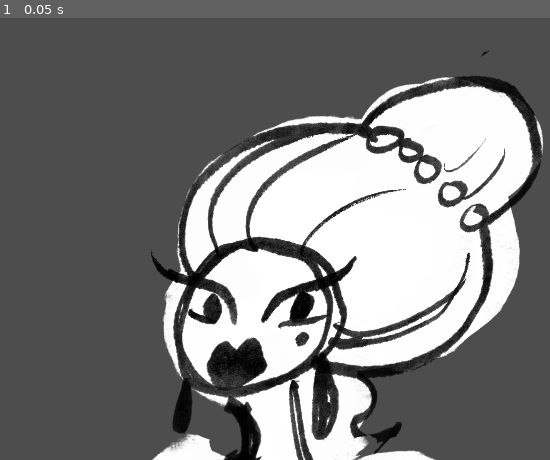
Above: before the commit, frame 1.
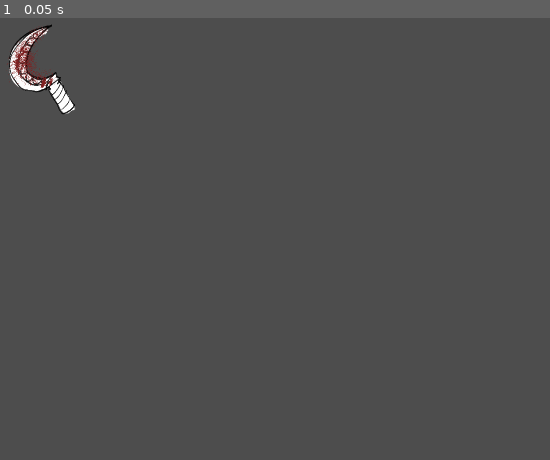
Above: after the commit, the same moment.

Repository: Zartok89/PeasantToPrincess
Game: Godot game, scene res://Scenes/phase_3_dressup.tscn
The game is run twice, just before and just after one commit, with the same random seed, the same clock (stepped at 60 frames per second) and the same inputs. This scene is started directly instead of the project's main scene.
Inputs:
- Up to frame 1 (0.05 s): no input

The runs differ from the first frame. In frame 1, 40% of the frame differs, in the area x 1-99%, y 1-100%.

Commit message:
Small script to pick up item

Diff:
--- /dev/null
+++ b/Scenes/area_2d.gd
@@ -0,0 +1 @@
+extends Area2D
--- a/Scenes/phase_3_dressup.tscn
+++ b/Scenes/phase_3_dressup.tscn
@@ -2,10 +2,17 @@
 
 [ext_resource type="Texture2D" uid="uid://cm2ss7qdixows" path="res://Assets/BaseCharacter/QUEEN_nakey.png" id="1_2r6ws"]
 [ext_resource type="Texture2D" uid="uid://co5maro5wwdnb" path="res://Assets/Dresses/Placeholder_Dress.png" id="2_0ca14"]
+[ext_resource type="Texture2D" uid="uid://byxq7pont0lct" path="res://Assets/Tools/scythe.png" id="3_0ca14"]
+[ext_resource type="Script" uid="uid://cuuesegaxd5tj" path="res://Scenes/area_2d.gd" id="3_2vh35"]
+[ext_resource type="Script" uid="uid://bwhbmddym7on5" path="res://Scenes/schyte_shelf.gd" id="3_h31tl"]
+
+[sub_resource type="RectangleShape2D" id="RectangleShape2D_0ca14"]
+size = Vector2(205.11996, 266.42017)
 
 [node name="Phase3_Dressup" type="Node" unique_id=1334551469]
 
 [node name="Character" type="Node2D" parent="." unique_id=485698924]
+visible = false
 
 [node name="QueenNakey" type="Sprite2D" parent="Character" unique_id=1725946111]
 position = Vector2(734, 1463)
@@ -15,3 +22,27 @@
 position = Vector2(25.000122, -1.9999962)
 scale = Vector2(1.0441895, 1.0441895)
 texture = ExtResource("2_0ca14")
+
+[node name="Schyte_Shelf" type="Area2D" parent="." unique_id=872076058]
+position = Vector2(97.000015, 140.00006)
+scale = Vector2(0.105, 0.105)
+script = ExtResource("3_h31tl")
+
+[node name="CollisionShape2D" type="CollisionShape2D" parent="Schyte_Shelf" unique_id=1130904555]
+position = Vector2(28.57129, -9.524048)
+scale = Vector2(8.078896, 8.078896)
+shape = SubResource("RectangleShape2D_0ca14")
+
+[node name="Schyte_Item" type="Area2D" parent="." unique_id=1210850125]
+position = Vector2(97.000015, 140.00006)
+scale = Vector2(0.105, 0.105)
+script = ExtResource("3_2vh35")
+
+[node name="CollisionShape2D" type="CollisionShape2D" parent="Schyte_Item" unique_id=156445775]
+position = Vector2(28.57129, -9.524048)
+scale = Vector2(8.078896, 8.078896)
+shape = SubResource("RectangleShape2D_0ca14")
+
+[node name="Scythe" type="Sprite2D" parent="Schyte_Item" unique_id=145813167]
+position = Vector2(-12.974976, 0)
+texture = ExtResource("3_0ca14")
--- /dev/null
+++ b/Scenes/schyte_shelf.gd
@@ -0,0 +1,20 @@
+extends Area2D
+
+var isHeld := false
+var offset := Vector2.ZERO
+
+func _ready():
+	set_process(true)
+
+func _input_event(viewport, event, shape_idx):
+	if event is InputEventMouseButton:
+		if event.button_index == MouseButton.MOUSE_BUTTON_LEFT and event.pressed:
+			if not isHeld:
+				isHeld = true
+				offset = get_global_mouse_position() - global_position
+			else:
+				isHeld = false
+
+func _process(delta: float) -> void:
+	if isHeld:
+		global_position = get_global_mouse_position() - offset
--- a/project.godot
+++ b/project.godot
@@ -11,7 +11,7 @@
 [application]
 
 config/name="New Game Project"
-run/main_scene="uid://c41idp8na1wu4"
+run/main_scene="uid://c1wyya7gbpirk"
 config/features=PackedStringArray("4.6", "Forward Plus")
 config/icon="res://icon.svg"
 
--- /dev/null
+++ b/schyte_item.gd
@@ -0,0 +1,20 @@
+extends Area2D
+
+var isHeld := false
+var offset := Vector2.ZERO
+
+func _ready():
+	set_process(true)
+
+func _input_event(viewport, event, shape_idx):
+	if event is InputEventMouseButton:
+		if event.button_index == MouseButton.MOUSE_BUTTON_LEFT and event.pressed:
+			if not isHeld:
+				isHeld = true
+				offset = get_global_mouse_position() - global_position
+			else:
+				isHeld = false
+
+func _process(delta: float) -> void:
+	if isHeld:
+		global_position = get_global_mouse_position() - offset
Not shown, added: Scenes/area_2d.gd.uid
Not shown, added: Scenes/schyte_shelf.gd.uid
Not shown, added: schyte_item.gd.uid
